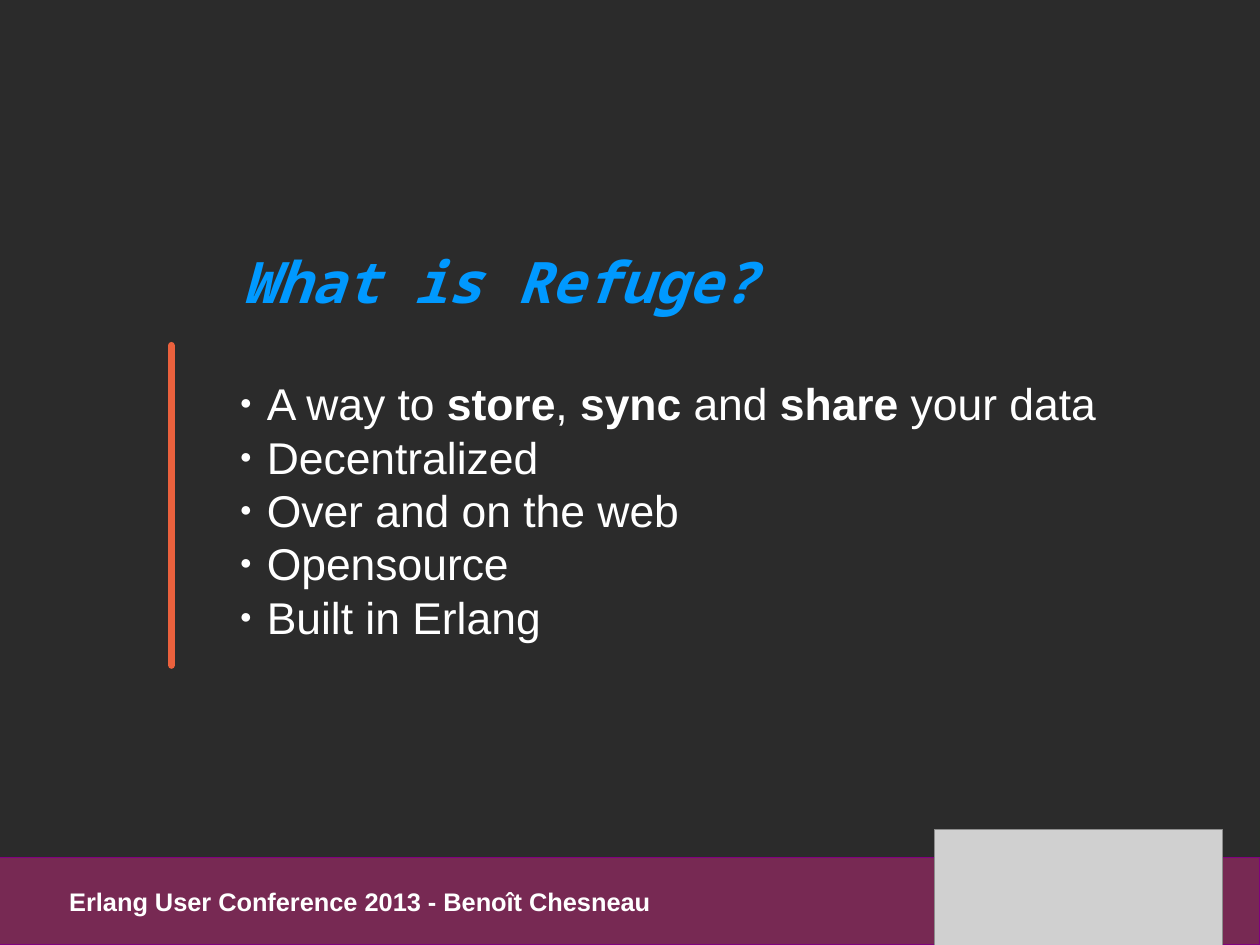
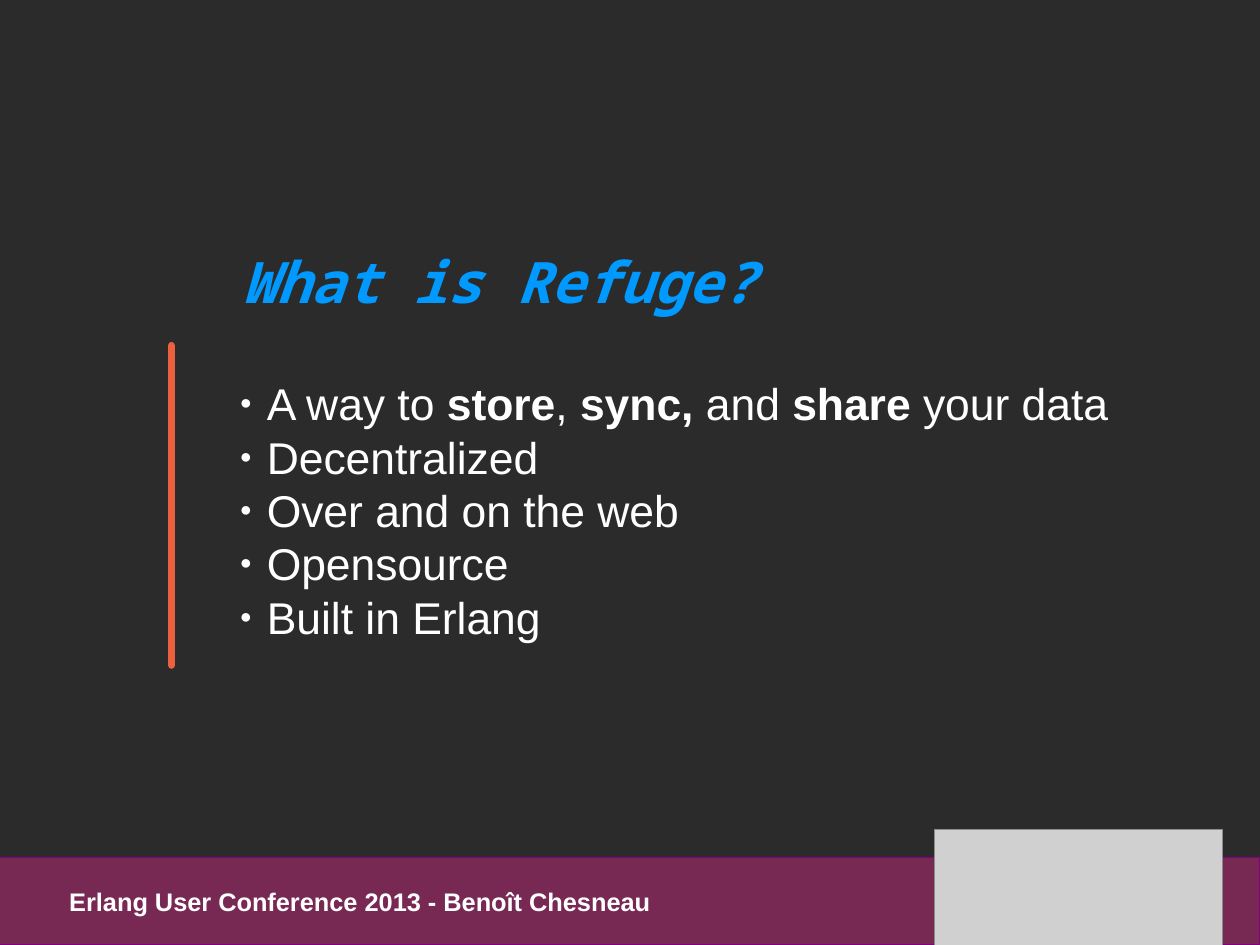
Before and after one commit to refuge/media, a slide deck: slide 4 of slides/pres_refuge_euc2013.odp (slide 3 before the commit). Drawn at 1260x945 pixels with LibreOffice and Linux fonts; fonts in the diff are those of the drawing; grey boxes stand for pictures; background and template pictures are left out; a plain dark background stands for a picture behind light text. Boxes give left, top, right and bottom in pixels: in the first picture for what was removed or moved away, otherwise in the second. Text is boxed around its words. In the diff, an @@ line names an element or a change of style, - is before the commit and + after.

```diff
--- a/slides/pres_refuge_euc2013.odp
+++ b/slides/pres_refuge_euc2013.odp
@@ text at [267,387,1108,429]: text changed @@
-● A way to store, sync and share your data
+● A way to store, sync, and share your data
```
Also in this commit, not shown: 10 other slides changed, 3 slides added, 2 other files.
